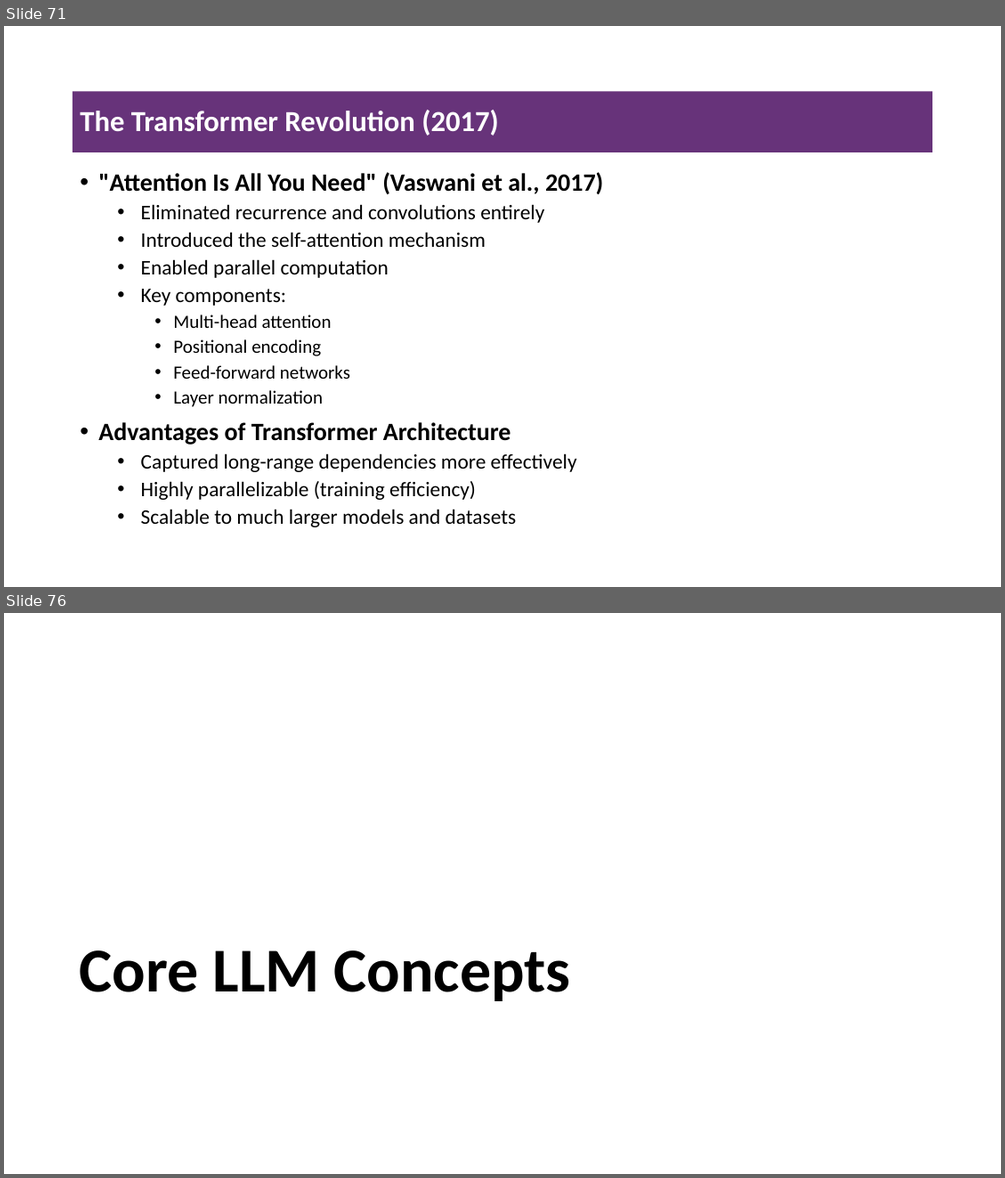
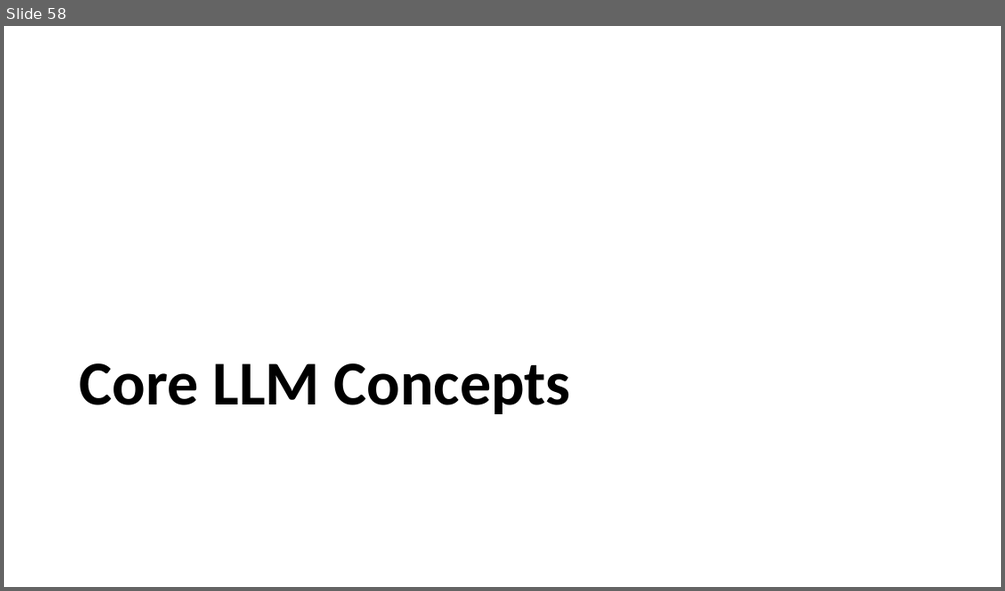
Before and after one commit to msfasha/307307-BI-Methods, a slide deck: 20242-NLP-LLM/lecture notes/Part 2 - Introduction to Large Language Models/Part 2 - Introduction to Large Language Models.pptx. Shown one above the other, each under a label of ours: slides 71 and 76 before the commit, slide 58 after it; the slides between them are not shown. The pictures are 1005x1178 and 1005x591 pixels, drawn with LibreOffice and Linux fonts; fonts in the diff are those of the drawing; background and template pictures are left out. Boxes give left, top, right and bottom in pixels: in the first picture for what was removed or moved away, otherwise in the second. Text is boxed around its words. In the diff, an @@ line names an element or a change of style, - is before the commit and + after.

```diff
--- a/20242-NLP-LLM/lecture notes/Part 2 - Introduction to Large Language Models/Part 2 - Introduction to Large Language Models.pptx
+++ b/20242-NLP-LLM/lecture notes/Part 2 - Introduction to Large Language Models/Part 2 - Introduction to Large Language Models.pptx
@@ slide 71 removed at (4,26,1001,587), background #FFFFFF @@
@@ title removed at (73,91,933,152) @@
-The Transformer Revolution (2017)
@@ text removed at (98,172,603,527) @@
-• "Attention Is All You Need" (Vaswani et al., 2017)
-  • Eliminated recurrence and convolutions entirely
-  • Introduced the self-attention mechanism
-  • Enabled parallel computation
-  • Key components:
-    • Multi-head attention
-    • Positional encoding
-    • Feed-forward networks
-    • Layer normalization
-• Advantages of Transformer Architecture
-  • Captured long-range dependencies more effectively
-  • Highly parallelizable (training efficiency)
-  • Scalable to much larger models and datasets
@@ what was slide 76 is now slide 58 @@
```
Also in this commit, not shown: 43 slides changed, 16 slides added, 44 other slides removed, 1 other file.
